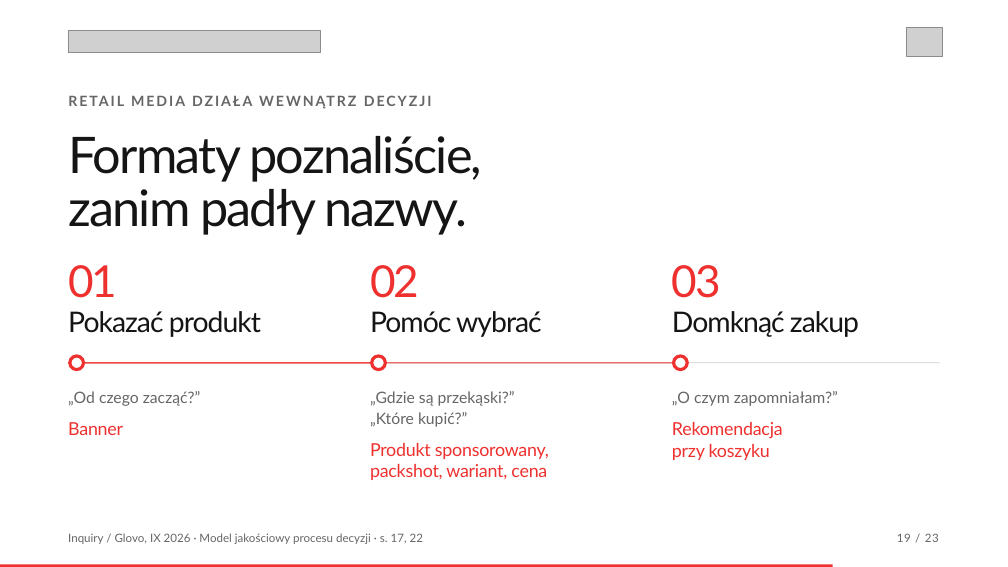
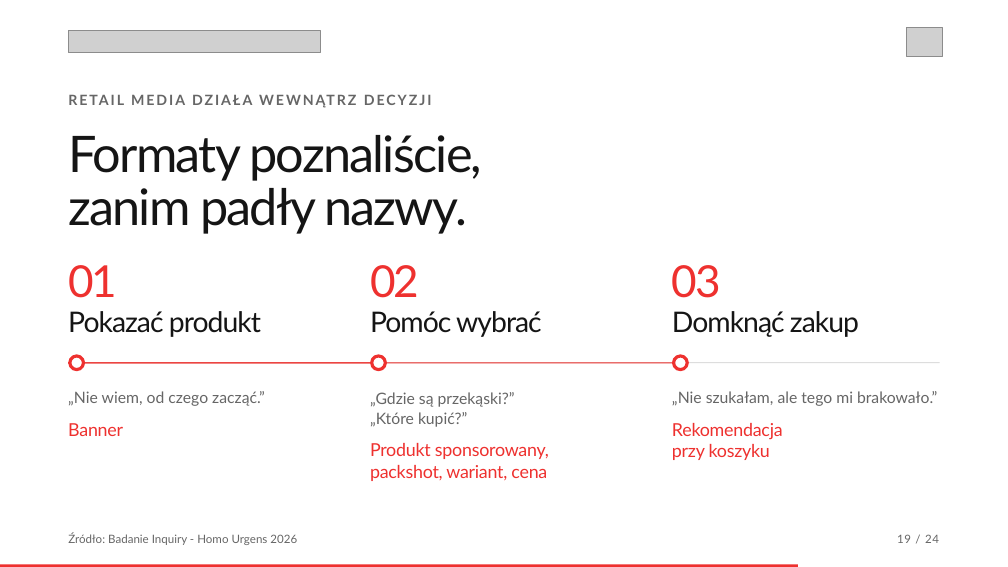
Before and after one commit to arkjel/homo-urgents-presentation, a slide deck: slide 19 of exports/Homo-Urgens-Google.pptx. Drawn at 1008x567 pixels with LibreOffice and Linux fonts; fonts in the diff are those of the drawing; grey boxes stand for pictures. Boxes give left, top, right and bottom in pixels: in the first picture for what was removed or moved away, otherwise in the second. Text is boxed around its words. In the diff, an @@ line names an element or a change of style, - is before the commit and + after.

```diff
--- a/exports/Homo-Urgens-Google.pptx
+++ b/exports/Homo-Urgens-Google.pptx
@@ text at <box>68,391,265,406</box>: text changed @@
-„Od czego zacząć?”
+„Nie wiem, od czego zacząć.”
@@ text at <box>672,391,937,406</box>: text changed @@
-„O czym zapomniałam?”
+„Nie szukałam, ale tego mi brakowało.”
@@ text at <box>68,533,297,545</box>: text changed @@
-Inquiry / Glovo, IX 2026 · Model jakościowy procesu decyzji · s. 17, 22
+Źródło: Badanie Inquiry - Homo Urgens 2026
@@ text at <box>897,534,939,543</box>: text changed @@
-19 / 23
+19 / 24
@@ rectangle: place and size @@
-rectangle at <box>0,565,833,567</box>
+rectangle at <box>0,565,799,567</box>
```
Also in this commit, not shown: 17 other slides changed, 4 slides added, 3 slides removed, 1 other file.
